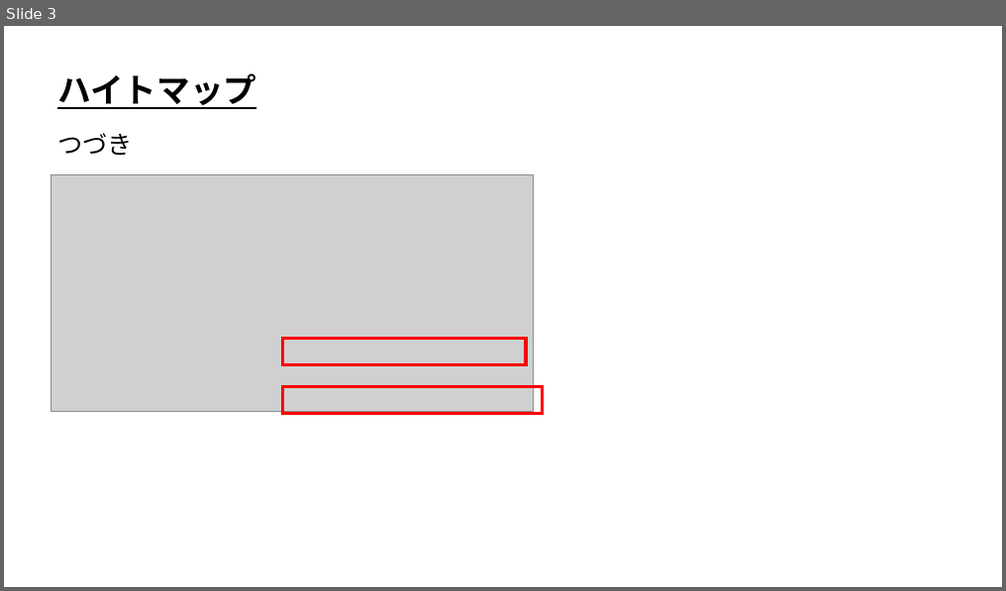
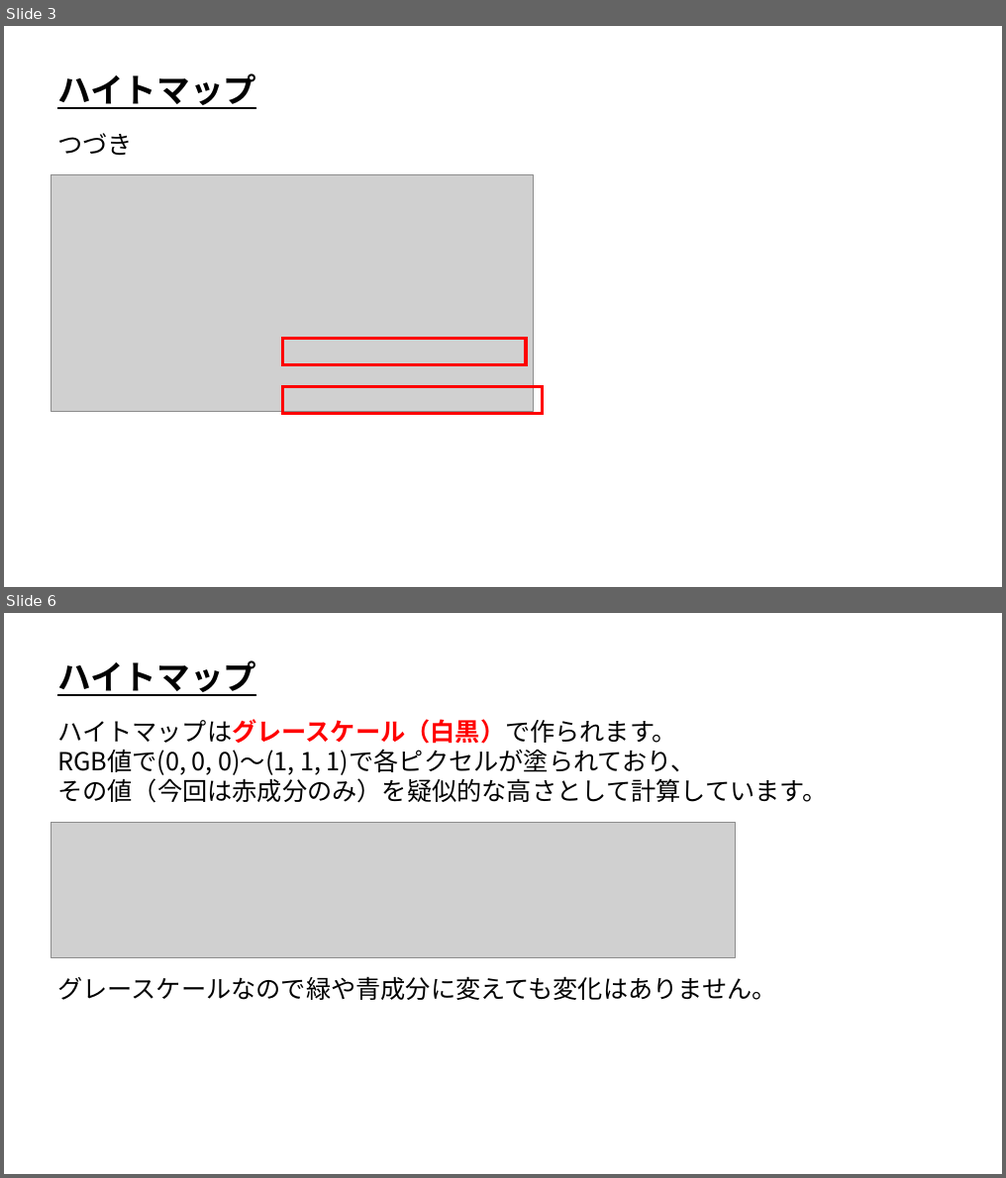
Before and after one commit to ArakiYusuke-Ohara/Textbook, a slide deck: ゲーム科2年/01_後期/ゲームプログラミング応用Ⅰ/04_ハイトマップ.pptx. Shown one above the other, each under a label of ours: slide 3 before the commit, slides 3 and 6 after it; the slides between them are not shown. The pictures are 1006x591 and 1006x1178 pixels, drawn with LibreOffice and Linux fonts; fonts in the diff are those of the drawing; grey boxes stand for pictures. Boxes give left, top, right and bottom in pixels: in the first picture for what was removed or moved away, otherwise in the second. Text is boxed around its words. In the diff, an @@ line names an element or a change of style, - is before the commit and + after.

Commit message:
ノイズまで作成

```diff
--- a/ゲーム科2年/01_後期/ゲームプログラミング応用Ⅰ/04_ハイトマップ.pptx
+++ b/ゲーム科2年/01_後期/ゲームプログラミング応用Ⅰ/04_ハイトマップ.pptx
@@ slide 6 added at (x1=4, y1=613, x2=1002, y2=1174), background #FFFFFF @@
@@ text added at (x1=57, y1=661, x2=256, y2=696), 32 pt, text #000000, bold, underline @@
+ハイトマップ
@@ text added at (x1=57, y1=719, x2=827, y2=803), 24 pt, text #000000 @@
+ハイトマップはグレースケール（白黒）で作られます。
+RGB値で(0, 0, 0)～(1, 1, 1)で各ピクセルが塗られており、
+その値（今回は赤成分のみ）を疑似的な高さとして計算しています。
@@ picture added at (x1=51, y1=823, x2=736, y2=959) @@
@@ text added at (x1=57, y1=976, x2=776, y2=1000), 24 pt, text #000000 @@
+グレースケールなので緑や青成分に変えても変化はありません。
```
Also in this commit, not shown: 5 other slides added, 2 other files.
